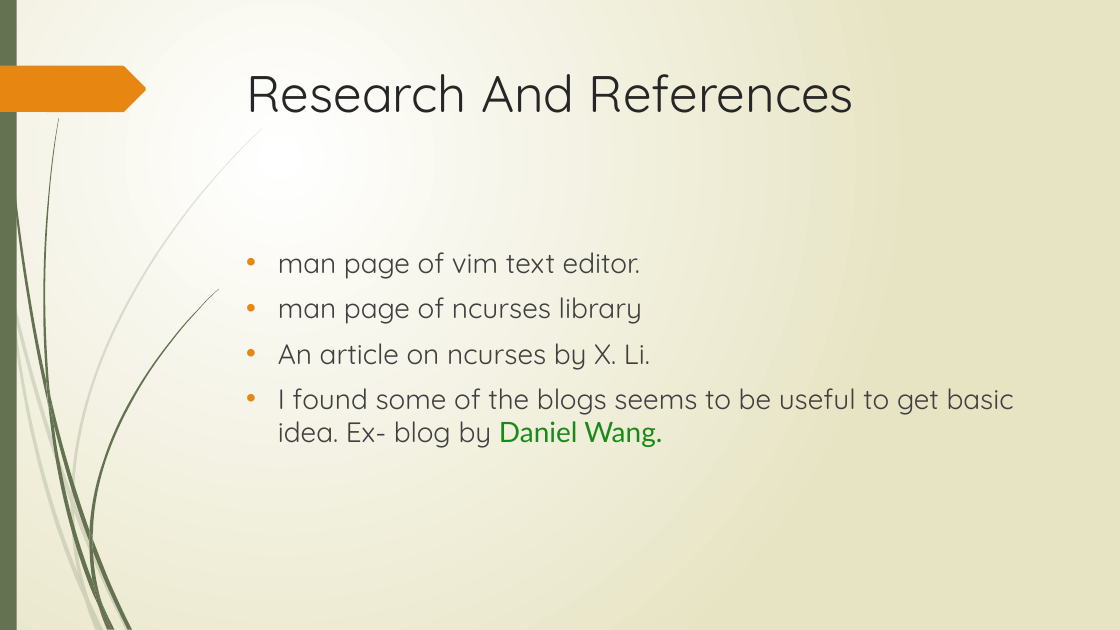
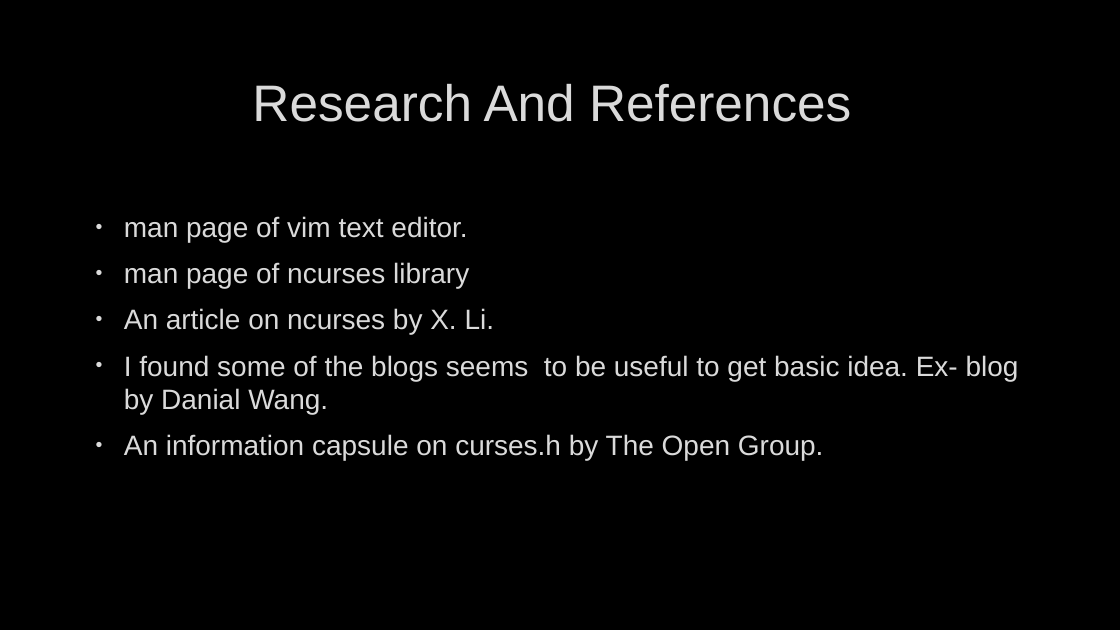
Before and after one commit to NikitaTipule/Text_editor, a slide deck: slide 2 of DATA STRUCTURE PROJECT – TEXT EDITOR.pptx. Drawn at 1120x630 pixels with LibreOffice and Linux fonts; fonts in the diff are those of the drawing; background and template pictures are left out. Boxes give left, top, right and bottom in pixels: in the first picture for what was removed or moved away, otherwise in the second. Text is boxed around its words. In the diff, an @@ line names an element or a change of style, - is before the commit and + after.

```diff
--- a/DATA STRUCTURE PROJECT – TEXT EDITOR.pptx
+++ b/DATA STRUCTURE PROJECT – TEXT EDITOR.pptx
@@ background gradient #FFFFFF to #E8E6C4 to picture (left out) @@
@@ rectangle removed at (0,0,17,630) @@
@@ title "Research And References": place and size @@
-title "Research And References" at (247,74,854,113)
+title "Research And References" at (252,83,851,122)
@@ title "Research And References" at (252,83,851,122): font Quicksand to Arial, text colour #262626 to #DADADA, letter outline none to #404040 0.75 pt; alignment left to centre; vertical alignment top to middle @@
@@ freeform shape removed at (0,66,146,112) @@
@@ text "man page of vim text ...": place and size @@
-text "man page of vim text ..." at (278,252,1014,448)
+text "man page of vim text ..." at (124,216,1019,461)
@@ text at (124,216,495,335): font Quicksand to Arial, text colour #404040 to #DADADA, letter outline none to #404040 0.75 pt in "man page of vim text editor.", "man page of ncurses library", "An article on ncurses by X. Li."; indent changed; bullet colour #E78712 to #DADADA @@
@@ text at (124,355,1019,461): text changed; font Quicksand to Arial; text colour #404040 to #DADADA @@
-• I found some of the blogs seems to be useful to get basic idea. Ex- blog by Daniel Wang.
+• I found some of the blogs seems to be useful to get basic idea. Ex- blog by Danial Wang.
+• An information capsule on curses.h by The Open Group.
@@ group removed at (0,129,262,630): 10 freeform shapes @@
@@ group removed at (3,0,218,630): 12 freeform shapes @@
```
Also in this commit, not shown: 3 other slides changed, 2 slides added, 2 slides removed, 9 other files.
